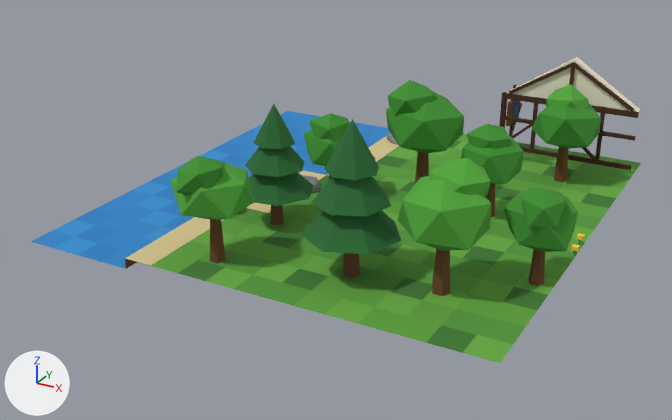
Renders of the glTF model assets/models/town/chunk_0_3.glb from each side of a commit.
Both versions are drawn from a 50 mm lens placed at (21.9, -83.2, 12.8), pointed at (7.7, -57.3, -0.2). The lights are fixed; the arrows at lower left show +X, +Y and +Z. The first picture is the older version. Vertices at exactly the same position are counted once.

The first picture shows 'chunk_0_3'.
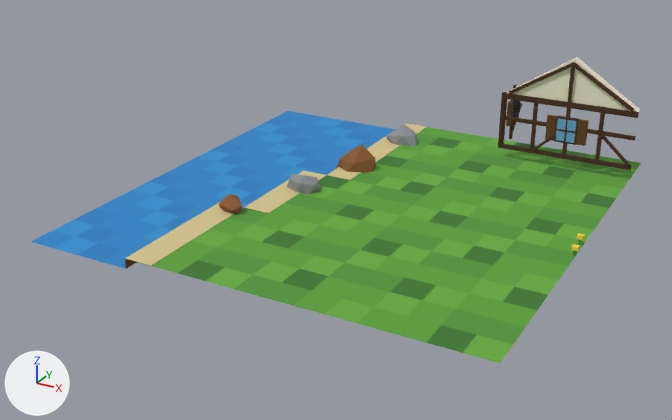
Changed parts and their boxes (x1, y1, x2, y2) in the pictures (672 x 420 px; the box of a moved part takes in the faces that stretch with it):
```json
{"part": 1, "of": "me_chunk_0_3", "change": "deleted", "before": [170, 80, 601, 296], "on screen": "green"}
{"part": 2, "of": "me_chunk_0_3", "change": "moved or reshaped", "before": [511, 124, 596, 161], "after": [533, 134, 630, 167]}
```

The change, as JSON lines over the scene's bpy script:
```json
{"block": "me_chunk_0_3", "where": "# used by ob_chunk_0_3; location = (0.0, 0.0, 0.0)"}
{"op": "remove", "block": "me_chunk_0_3", "code": "me_chunk_0_3.from_pydata(...)  # 962 vertices, 1560 faces; spans x 0.0..16.4, y -64.0..-47.6, z -0.5..4.8"}
{"op": "add", "block": "me_chunk_0_3", "code": "me_chunk_0_3.from_pydata(...)  # 638 vertices, 1028 faces; spans x 0.0..16.1, y -64.0..-47.6, z -0.5..4.2"}
{"block": "me_chunk_0_3", "change": "me_chunk_0_3 part 1: 29 loose pieces with 324 vertices, spanning x 5.4..16.4, y -64.0..-50.0, z 0.0..4.8, are deleted"}
{"block": "me_chunk_0_3", "change": "me_chunk_0_3 part 2"}
{"block": "me_chunk_0_3", "change": "2 vertices are removed from x 12.2, y -50.1..-50.0, z 1.5"}
{"block": "me_chunk_0_3", "change": "14 faces are deleted"}
{"block": "me_chunk_0_3", "change": "12 vertices in x 11.0..14.7, y -50.1..-50.0, z 0.5..1.6 move by (1.3, 0.0, 0.0)"}
{"block": "me_chunk_0_3", "change": "2 vertices move within x 13.5, y -50.1..-50.0, z 1.5"}
{"block": "me_chunk_0_3", "change": "2 vertices are added at (14.8, -50.0, 1.5), (14.8, -50.1, 1.5)"}
{"block": "me_chunk_0_3", "change": "14 new faces join them, mat_timber"}
{"op": "remove", "block": "me_chunk_0_3", "code": "me_chunk_0_3.materials.append(mat_trunk)"}
{"op": "remove", "block": "me_chunk_0_3", "code": "me_chunk_0_3.materials.append(mat_leaf_a)"}
{"op": "remove", "block": "me_chunk_0_3", "code": "me_chunk_0_3.materials.append(mat_leaf_pine)"}
```
